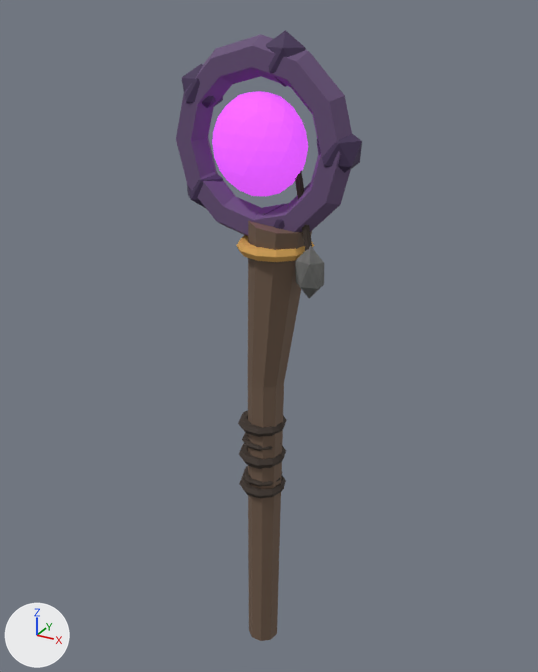
The glTF model exports/props/staff.glb: old version first, new version second.
The view is the same before and after, from a camera (50 mm lens) standing at (1.056, -1.874, 1.391) and looking at (-0.008, 0.061, 0.424). Arrows for +X, +Y and +Z are at lower left; the lights stay in place. The older version comes first. Where no turn or scale is listed for an object, it has been applied to the vertices.

In view in the first picture: 'Glowing magic crystal', 'Purple staff head', 'Staff crystal prong', 'Staff crystal prong.001', 'Staff crystal prong.002', 'Staff crystal prong.003', 'Staff crystal prong.004', 'Staff gold collar', 'Staff grip bindings', 'Staff grip bindings.001', 'Staff grip bindings.002', 'Wizard staff shaft', 'Woodland equipment worn binding', 'Woodland equipment worn binding.001', 'Woodland equipment worn binding.002', 'Woodland staff carved seed charm', 'Woodland staff hanging charm cord'.
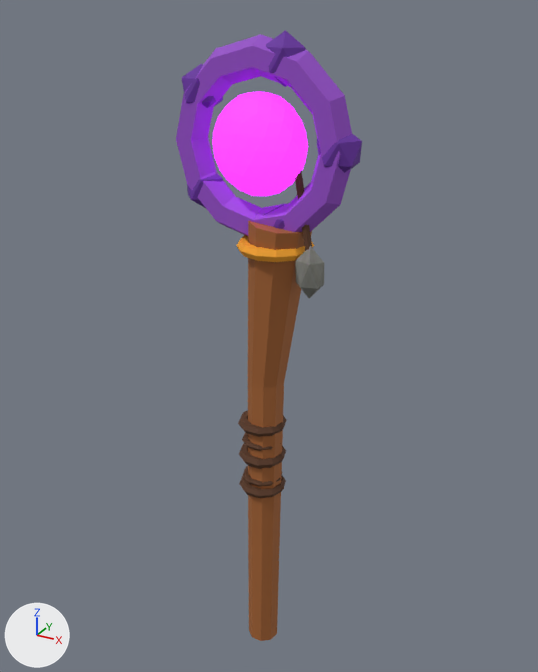
Pixel boxes (x1, y1, x2, y2) of what changed, in the pictures (538 x 672 px):
```json
{"object": "Purple staff head", "change": "recoloured", "before": [176, 34, 352, 236], "after": [176, 34, 352, 236], "on screen": "dark purple to purple"}
{"object": "Wizard staff shaft", "change": "recoloured", "before": [248, 221, 312, 641], "after": [248, 221, 312, 641]}
{"object": "Glowing magic crystal", "change": "recoloured, surface changed", "before": [212, 91, 308, 196], "after": [212, 91, 308, 196]}
{"object": "Woodland staff carved seed charm", "change": "surface changed", "before": [295, 246, 324, 292], "after": [295, 246, 324, 292]}
{"object": "Staff crystal prong", "change": "recoloured", "before": [317, 134, 362, 173], "after": [317, 134, 362, 173], "on screen": "dark purple to purple"}
{"object": "Staff gold collar", "change": "recoloured", "before": [236, 235, 314, 262], "after": [236, 235, 314, 262]}
{"object": "Staff crystal prong.001", "change": "recoloured", "before": [266, 30, 306, 87], "after": [266, 30, 306, 87], "on screen": "dark purple to purple"}
{"object": "Staff crystal prong.002", "change": "recoloured", "before": [182, 64, 223, 108], "after": [182, 64, 223, 108], "on screen": "dark purple to purple"}
{"object": "Staff grip bindings.002", "change": "recoloured", "before": [238, 410, 286, 437], "after": [238, 410, 286, 437]}
{"object": "Staff grip bindings.001", "change": "recoloured", "before": [239, 443, 286, 468], "after": [239, 443, 286, 468]}
{"object": "Staff grip bindings", "change": "recoloured", "before": [239, 476, 286, 498], "after": [239, 476, 286, 498]}
{"object": "Woodland staff hanging charm cord", "change": "recoloured", "before": [295, 171, 312, 251], "after": [295, 171, 312, 251]}
{"object": "Staff crystal prong.003", "change": "recoloured", "before": [187, 174, 223, 208], "after": [187, 174, 223, 208], "on screen": "dark purple to purple"}
{"object": "Woodland equipment worn binding", "change": "recoloured", "before": [243, 466, 283, 487], "after": [243, 466, 283, 487]}
{"object": "Woodland equipment worn binding.002", "change": "recoloured", "before": [242, 432, 281, 451], "after": [242, 432, 281, 451]}
{"object": "Staff crystal prong.004", "change": "recoloured", "before": [262, 204, 285, 229], "after": [262, 204, 285, 229]}
{"object": "Woodland equipment worn binding.001", "change": "recoloured", "before": [248, 465, 271, 469], "after": [248, 465, 271, 469]}
```

The change, as JSON lines over the scene's bpy script:
```json
{"op": "add", "block": "img_vivid_painted_v1_a043754592d28d33d802271f", "code": ["img_vivid_painted_v1_a043754592d28d33d802271f = load_image('vivid_painted_v1_a043754592d28d33d802271f', '_unpacked/vivid_painted_v1_a043754592d28d33d802271f', 512, 512, 'sRGB')"]}
{"op": "set", "path": "mat_magic.base_color", "old": "(0.416, 0.0538, 0.546)", "new": "(0.711, 0.0301, 1.0)", "note": "purple #ad42c3 -> purple #db30ff"}
{"op": "set", "path": "mat_magic.emission_color", "old": "(0.604, 0.078, 0.792)", "new": "(0.711, 0.0301, 1.0)", "note": "purple #cc4fe6 -> purple #db30ff"}
{"op": "set", "path": "mat_magic.emission_strength", "old": "1.0", "new": "1.45"}
{"op": "set", "path": "mat_purple_light.base_color", "old": "(0.133, 0.0774, 0.183)", "new": "(0.296, 0.0732, 0.57)", "note": "dark purple #664f77 -> purple #944cc7"}
{"op": "set", "path": "mat_purple.base_color", "old": "(0.0586, 0.0321, 0.0949)", "new": "(0.133, 0.0272, 0.342)", "note": "dark purple #443257 -> purple #662e9e"}
{"op": "set", "path": "mat_gold.base_color", "old": "(0.677, 0.377, 0.0912)", "new": "(0.911, 0.38, 0.0196)", "note": "orange #d7a555 -> orange #f5a626"}
{"op": "set", "path": "mat_leather.base_color", "old": "(0.0441, 0.0295, 0.0217)", "new": "(0.0946, 0.0347, 0.0125)", "note": "brown #3b3029 -> brown #57341d"}
{"op": "set", "path": "mat_wood_light.base_color", "old": "(0.159, 0.102, 0.0678)", "new": "(0.367, 0.123, 0.0301)", "note": "brown #6f5a4a -> brown #a36230"}
{"block": "mat_stone", "where": "n2 = _N.new('ShaderNodeTexImage'); n2.name = 'Image Texture'"}
{"op": "set", "path": "n2.image", "old": "img_whisperwood_v1_2fb08f7341bf0860e270", "new": "img_vivid_painted_v1_a043754592d28d33d802271f"}
```
